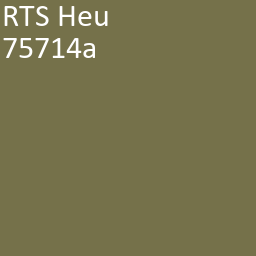
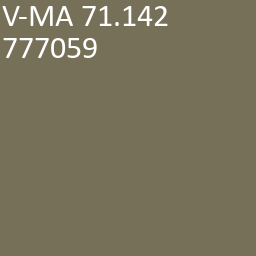
Layer changes from the first (256, 256) image to the second:
renamed "RTS Heu ..." to "V-MA 71.142 ...", painted on it over bbox(2, 6, 168, 58)
painted on "Achtergrond" over bbox(0, 0, 256, 256)
